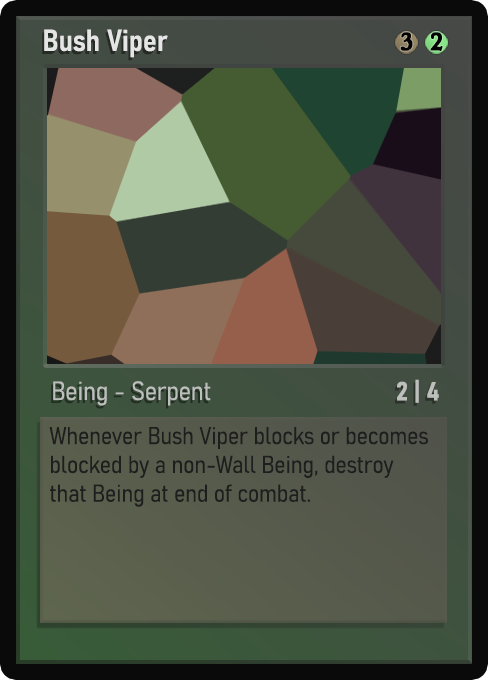
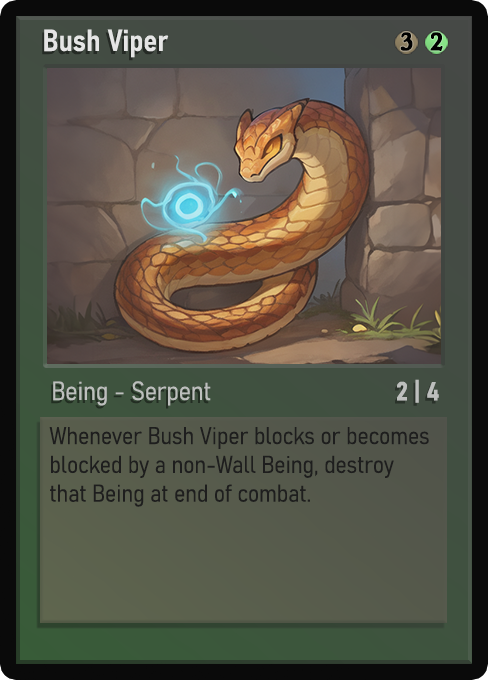
Layered file, before and after one edit (w=488, h=680). Changes by layer:
painted on "Name" over (x1=44, y1=29, x2=169, y2=58)
painted on "AtkDef" over (x1=397, y1=382, x2=407, y2=388)
painted on "Class" over (x1=53, y1=381, x2=189, y2=405)
painted on "Desc_norm" over (x1=52, y1=427, x2=429, y2=507)
painted on "Artwork" over (x1=47, y1=68, x2=441, y2=364)
